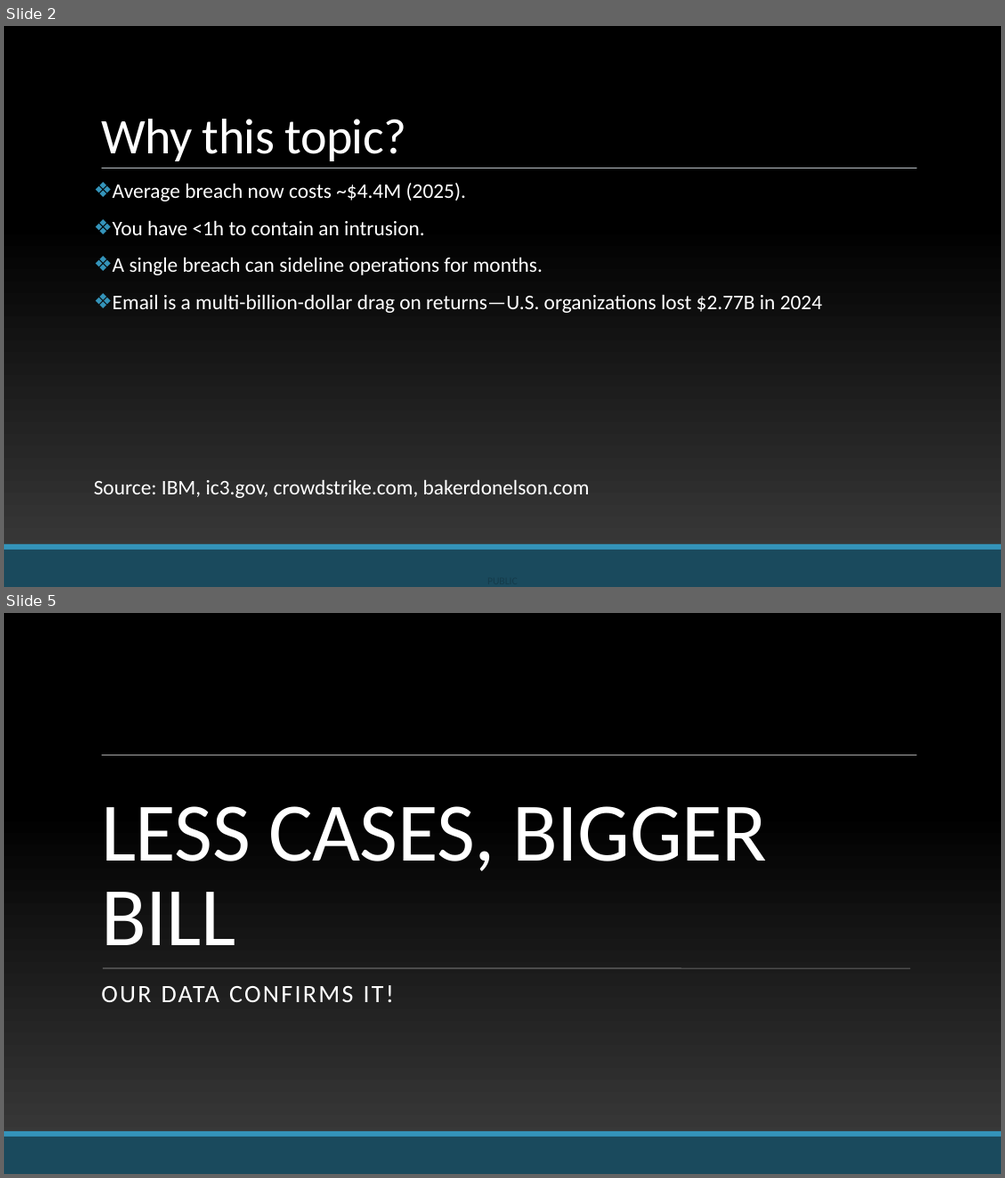
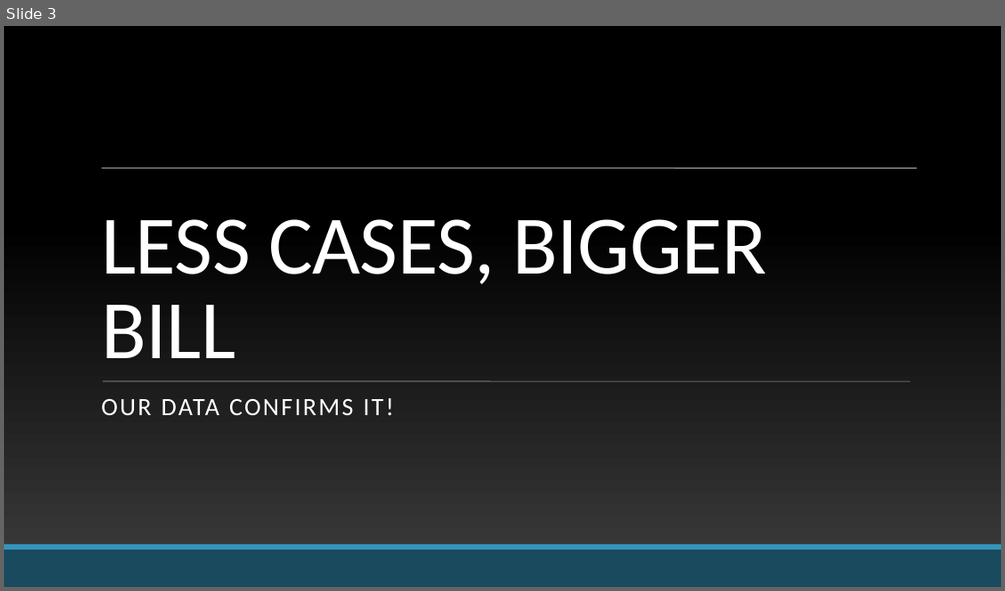
Before and after one commit to KozA777/cyber_project, a slide deck: FINAL_PRESENTATION.pptx. Shown one above the other, each under a label of ours: slides 2 and 5 before the commit, slide 3 after it; the slides between them are not shown. The pictures are 1005x1178 and 1005x591 pixels, drawn with LibreOffice and Linux fonts; fonts in the diff are those of the drawing; background and template pictures are left out. Boxes give left, top, right and bottom in pixels: in the first picture for what was removed or moved away, otherwise in the second. Text is boxed around its words. In the diff, an @@ line names an element or a change of style, - is before the commit and + after.

```diff
--- a/FINAL_PRESENTATION.pptx
+++ b/FINAL_PRESENTATION.pptx
@@ slide 2 removed at (4, 26, 1001, 587), background picture (left out); not listed: 1 template element that a slide beside it also shows @@
@@ title removed at (101, 119, 407, 161) @@
-Why this topic?
@@ text removed at (94, 183, 822, 498) @@
-❖ Average breach now costs ~$4.4M (2025).
-❖ You have <1h to contain an intrusion.
-❖ A single breach can sideline operations for months.
-❖ Email is a multi-billion-dollar drag on returns—U.S. organizations lost $2.77B in 2024
-Source: IBM, ic3.gov, crowdstrike.com, bakerdonelson.com
@@ line removed from (102, 168) to (917, 168) @@
@@ rectangle removed at (4, 549, 1001, 587) @@
@@ rectangle removed at (4, 544, 1001, 549) @@
@@ rectangle removed at (4, 544, 1001, 549) @@
@@ rectangle removed at (4, 549, 1001, 587) @@
@@ text removed at (477, 570, 529, 587) @@
-PUBLIC
@@ what was slide 5 is now slide 3 @@
```
Also in this commit, not shown: 14 slides changed, 1 other slide removed.
